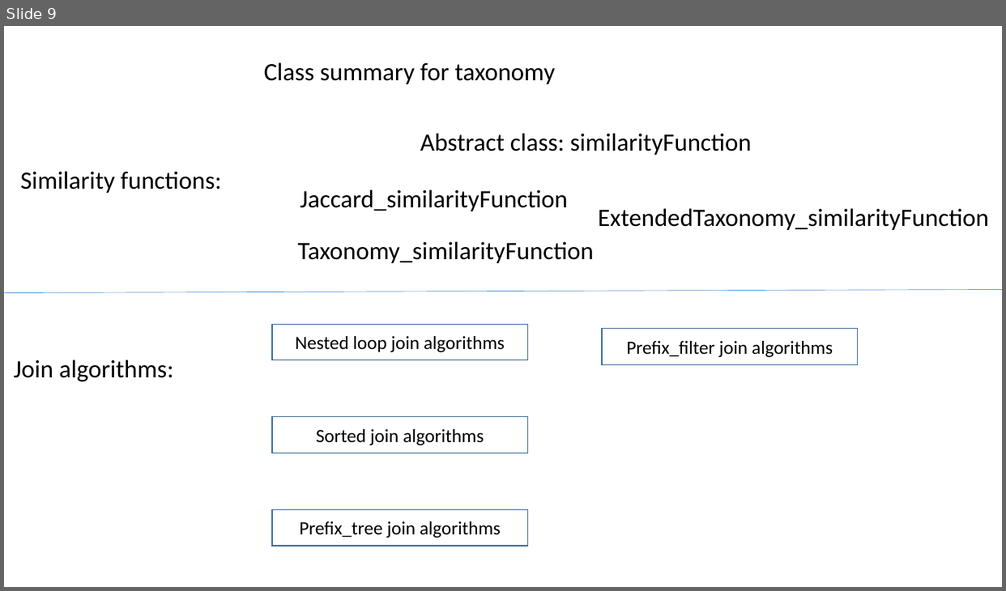
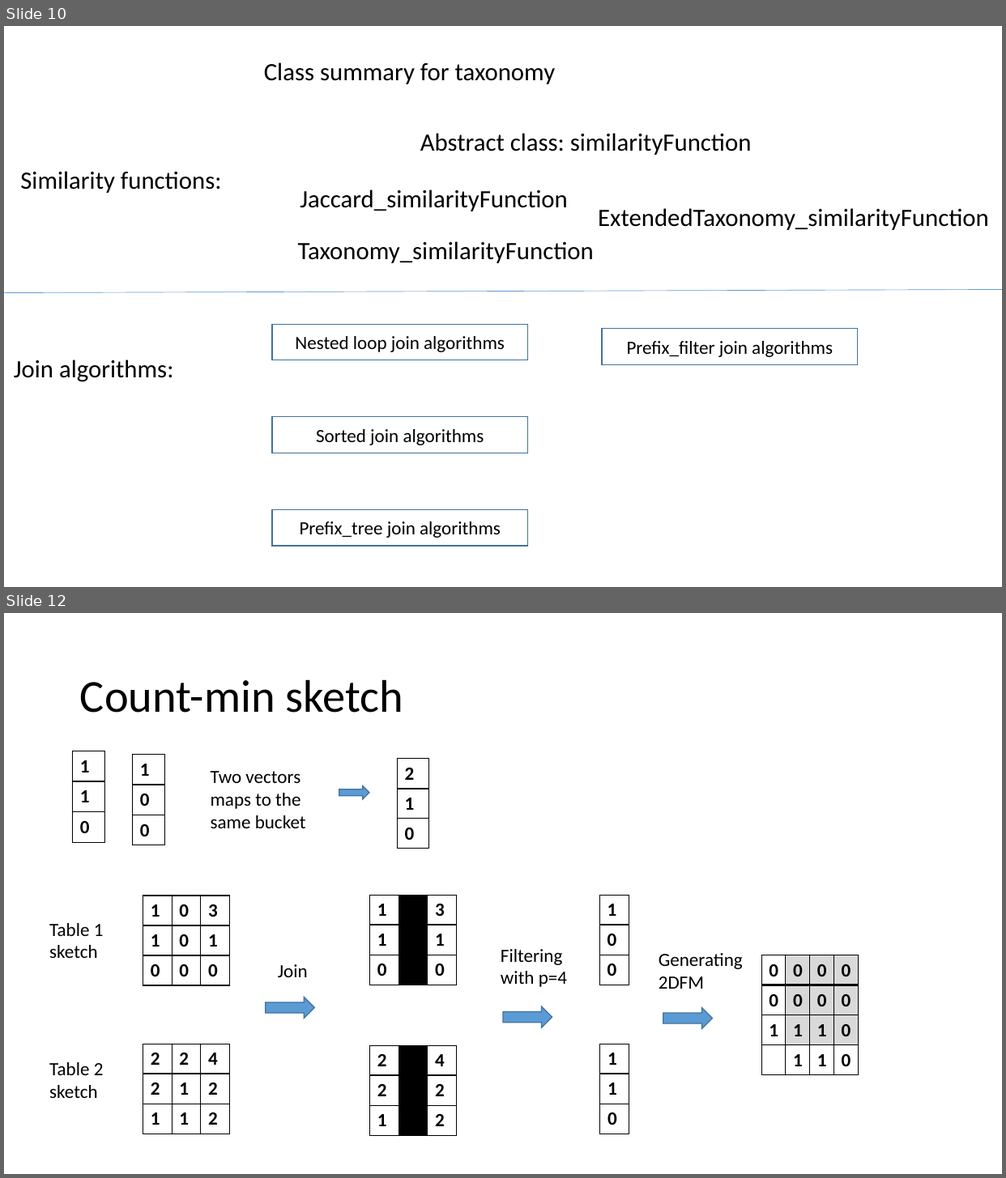
Before and after one commit to jiahenglu/taxonomy, a slide deck: figures/taxonomy.pptx. Shown one above the other, each under a label of ours: slide 9 before the commit, slides 10 and 12 after it; the slides between them are not shown. The pictures are 1006x591 and 1006x1178 pixels, drawn with LibreOffice and Linux fonts; fonts in the diff are those of the drawing. Boxes give left, top, right and bottom in pixels: in the first picture for what was removed or moved away, otherwise in the second. Text is boxed around its words. In the diff, an @@ line names an element or a change of style, - is before the commit and + after.

```diff
--- a/figures/taxonomy.pptx
+++ b/figures/taxonomy.pptx
@@ slide 12 added at (4,613,1002,1174), background #FFFFFF @@
@@ title added at (80,679,403,713), 44 pt, text #000000 @@
+Count-min sketch
@@ table added at (73,752,105,841), 3 rows, 1 columns @@
+1
+1
+0
@@ table added at (133,755,165,845), 3 rows, 1 columns @@
+1
+0
+0
@@ table added at (397,758,429,848), 3 rows, 1 columns @@
+2
+1
+0
@@ text added at (211,771,306,828), 18 pt, text #000000 @@
+Two vectors maps to the same bucket
@@ right arrow added at (339,786,369,798), fill #5B9BD5, outline #43739E 1 pt @@
@@ table added at (143,896,231,986), 3 rows, 3 columns @@
+1 | 0 | 3
+1 | 0 | 1
+0 | 0 | 0
@@ table added at (370,895,458,985), 3 rows, 3 columns @@
+1 | 0 | 3
+1 | 0 | 1
+0 | 0 | 0
@@ table added at (600,895,629,985), 3 rows, 1 columns @@
+1
+0
+0
@@ text added at (49,923,104,958), 18 pt, text #000000 @@
+Table 1
+sketch
@@ text added at (501,949,567,987), 18 pt, text #000000 @@
+Filtering
+with p=4
@@ text added at (278,965,308,977), 18 pt, text #000000 @@
+Join
@@ text added at (658,953,743,989), 18 pt, text #000000 @@
+Generating 2DFM
@@ table added at (761,955,858,1075), 4 rows, 4 columns @@
+0 | 0 | 0 | 0
+0 | 0 | 0 | 0
+1 | 1 | 1 | 0
+ | 1 | 1 | 0
@@ right arrow added at (266,997,315,1018), fill #5B9BD5, outline #43739E 1 pt @@
@@ right arrow added at (503,1007,552,1028), fill #5B9BD5, outline #43739E 1 pt @@
@@ right arrow added at (663,1008,713,1029), fill #5B9BD5, outline #43739E 1 pt @@
@@ table added at (143,1044,231,1134), 3 rows, 3 columns @@
+2 | 2 | 4
+2 | 1 | 2
+1 | 1 | 2
@@ table added at (370,1046,458,1135), 3 rows, 3 columns @@
+2 | 2 | 4
+2 | 1 | 2
+1 | 1 | 2
@@ table added at (600,1044,629,1134), 3 rows, 1 columns @@
+1
+1
+0
@@ text added at (49,1063,104,1098), 18 pt, text #000000 @@
+Table 2
+sketch
@@ what was slide 9 is now slide 10 @@
```
Also in this commit, not shown: 4 other slides added, 11 other files.
